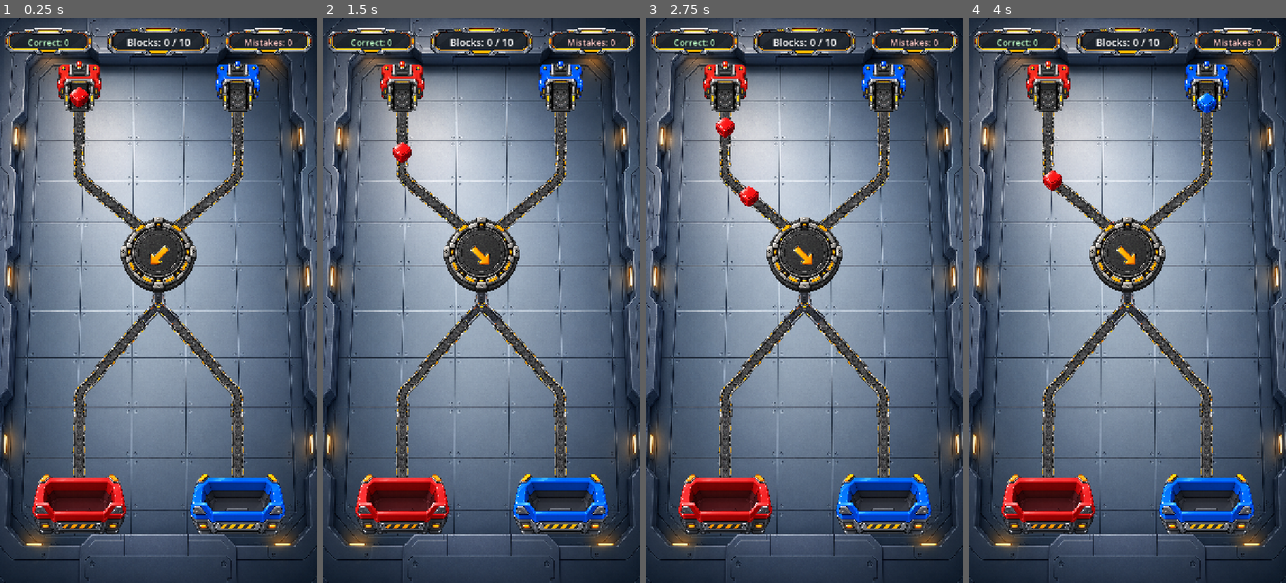
Above: before the commit, frames 1-4 (left to right).
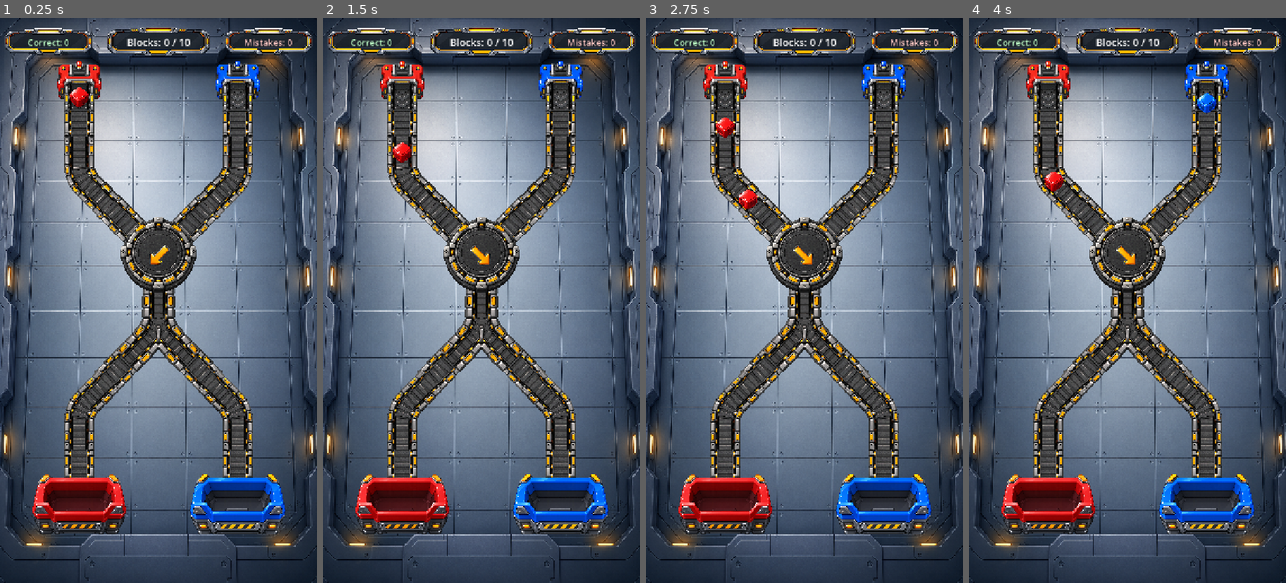
Above: after the commit, the same moments.

Repository: ArsenDev96/kinetic-conveyor
Game: Godot game, scene res://level_1.tscn
Same seed, same stepped clock (60 frames per second), same inputs: the game is played once before the commit and once after it.
Inputs (mouse positions are in pixels of both pictures, inside the frame that each line leads up to):
- Up to frame 1 (0.25 s): no input
- Up to frame 2 (1.5 s): tap Enter at 0.5 s; drag from (481, 255) to (513, 176) at 0.52 s; drag from (418, 328) to (481, 255) at 1.27 s
- Up to frame 3 (2.75 s): move the mouse to (836, 176) at 2.02 s; hold D from 2.03 s (still down); tap Tab at 2.1 s
- Up to frame 4 (4 s): release D at 2.75 s; drag from (1111, 413) to (1032, 215) at 2.77 s; move the mouse to (1222, 385) at 3.52 s; hold A from 3.53 s (still down); tap Delete at 3.6 s; tap Space at 3.77 s

The runs differ from the first frame. In frame 1, 10% of the frame differs, in the area x 20-80%, y 15-82%; in frame 2, 10%; in frame 3, 10%; in frame 4, 10%.

Commit message:
Polish Level 1 conveyor layout
Co-Authored-By: Claude Opus 5 (1M context) <noreply@anthropic.com>

Diff:
--- a/level_1.tscn
+++ b/level_1.tscn
@@ -4,7 +4,7 @@
 [ext_resource type="Script" uid="uid://poufm2nc7jm8" path="res://delivery_evaluator.gd" id="3_delivery_evaluator"]
 [ext_resource type="Script" uid="uid://ciwmlh61j0yd4" path="res://block_spawner.gd" id="5_block_spawner"]
 [ext_resource type="Texture2D" uid="uid://c4qhakp34c3vc" path="res://assets/themes/factory/board/board_background.png" id="6_board"]
-[ext_resource type="Texture2D" uid="uid://bps6rtxd3qtid" path="res://assets/themes/factory/conveyors/conveyor_straight.png" id="7_straight"]
+[ext_resource type="Texture2D" uid="uid://chqna7e2bnemg" path="res://assets/themes/factory/conveyors/conveyor_straight_v2.png" id="7_straight"]
 [ext_resource type="Texture2D" uid="uid://ctfkewytxkxo2" path="res://assets/themes/factory/sources/source_red.png" id="9_source_red"]
 [ext_resource type="Texture2D" uid="uid://pch2b4h5uyb5" path="res://assets/themes/factory/sources/source_blue.png" id="10_source_blue"]
 [ext_resource type="Texture2D" uid="uid://c1j0aok800l71" path="res://assets/themes/factory/bins/bin_red.png" id="13_bin_red"]
@@ -15,32 +15,46 @@
 [ext_resource type="Texture2D" uid="uid://5bqvkj51nun2" path="res://assets/ui/buttons/retry_button.png" id="18_retry_button"]
 [ext_resource type="PackedScene" path="res://scenes/components/bin.tscn" id="19_bin_scene"]
 [ext_resource type="PackedScene" path="res://scenes/components/junction.tscn" id="20_junction_scene"]
-[ext_resource type="Texture2D" uid="uid://cdbenhqnoctim" path="res://assets/themes/factory/conveyors/conveyor_bend_45.png" id="24_bend"]
-[ext_resource type="Texture2D" uid="uid://cxt0yogwftc25" path="res://assets/themes/factory/conveyors/conveyor_split_42.png" id="25_split"]
+[ext_resource type="Texture2D" uid="uid://bmr5moelc27wp" path="res://assets/themes/factory/conveyors/conveyor_bend_45_v2.png" id="24_bend"]
+[ext_resource type="Texture2D" uid="uid://bkd1st34jky85" path="res://assets/themes/factory/conveyors/conveyor_split_42_v2.png" id="25_split"]
+
+; Route geometry is derived from the conveyor artwork, not the other way round.
+; Every corner is a circular fillet whose radius matches the centreline arc the
+; bend/splitter art is drawn with, so a block stays on the belt centre through
+; the turn instead of cutting it.
+;
+; Retuned for the v2 bend, measured off the PNG: its diagonal arm sits at
+; 45.218 deg (v1 was 43.079) and its centreline arc radius is 455 tex px.
+; Inbound diagonals therefore run at the art's own 45.218 deg.
+;
+; Outbound diagonals run at 43.726 deg, retuned again for the v2 splitter,
+; whose branches measure 42.773 deg from vertical. That angle splits the
+; residual between the splitter branch and the v2 bend arm (44.782 deg),
+; holding both pieces within 1.8 px of the travelled line.
 
 [sub_resource type="Curve2D" id="Curve2D_red_inbound"]
 _data = {
-"points": PackedVector2Array(0, 0, 0, 0, 180, 155, 0, 0, 0, 0, 180, 360, 0, 0, 0, 0, 360, 510)
+"points": PackedVector2Array(0, 0, 0, 0, 180, 155, 0, 0, 0, 17.5914, 180, 331.1621, -12.3916, -12.4862, 0, 0, 199.3452, 378.118, 0, 0, 0, 0, 360, 540)
 }
-point_count = 3
+point_count = 4
 
 [sub_resource type="Curve2D" id="Curve2D_blue_inbound"]
 _data = {
-"points": PackedVector2Array(0, 0, 0, 0, 540, 155, 0, 0, 0, 0, 540, 360, 0, 0, 0, 0, 360, 510)
+"points": PackedVector2Array(0, 0, 0, 0, 540, 155, 0, 0, 0, 17.5914, 540, 331.1621, 12.3916, -12.4862, 0, 0, 520.6548, 378.118, 0, 0, 0, 0, 360, 540)
 }
-point_count = 3
+point_count = 4
 
 [sub_resource type="Curve2D" id="Curve2D_red_outbound"]
 _data = {
-"points": PackedVector2Array(0, 0, 0, 0, 360, 510, 0, 0, 0, 0, 360, 650, 0, 0, 0, 0, 180, 850, 0, 0, 0, 0, 180, 1107)
+"points": PackedVector2Array(0, 0, 0, 0, 360, 540, 0, 0, 0, 10.433, 360, 683.666, 7.212, -7.539, 0, 0, 348.709, 711.803, 0, 0, -12.583, 13.152, 199.7, 867.699, 0, -18.202, 0, 0, 180, 916.787, 0, 0, 0, 0, 180, 1107)
 }
-point_count = 4
+point_count = 6
 
 [sub_resource type="Curve2D" id="Curve2D_blue_outbound"]
 _data = {
-"points": PackedVector2Array(0, 0, 0, 0, 360, 510, 0, 0, 0, 0, 360, 650, 0, 0, 0, 0, 540, 850, 0, 0, 0, 0, 540, 1107)
+"points": PackedVector2Array(0, 0, 0, 0, 360, 540, 0, 0, 0, 10.433, 360, 683.666, -7.212, -7.539, 0, 0, 371.291, 711.803, 0, 0, 12.583, 13.152, 520.3, 867.699, 0, -18.202, 0, 0, 540, 916.787, 0, 0, 0, 0, 540, 1107)
 }
-point_count = 4
+point_count = 6
 
 [node name="Level1" type="Node2D" unique_id=568424090]
 script = ExtResource("3_delivery_evaluator")
@@ -59,96 +73,103 @@
 
 [node name="RedInboundStraight" type="Sprite2D" parent="Conveyors" unique_id=1569065583]
 texture_filter = 1
-position = Vector2(180, 210.9763)
-scale = Vector2(0.07863, 0.102114)
-texture = ExtResource("7_straight")
-
-[node name="RedInboundDiagonal" type="Sprite2D" parent="Conveyors" unique_id=804777297]
-texture_filter = 1
-position = Vector2(298.9306, 459.1088)
-rotation = -0.876058
-scale = Vector2(0.07863, 0.131771)
-texture = ExtResource("7_straight")
+position = Vector2(180, 222.5)
+scale = Vector2(0.1209608, 0.1209608)
+texture = ExtResource("7_straight")
+region_enabled = true
+region_rect = Rect2(0, 600, 724, 951)
 
 [node name="BlueInboundStraight" type="Sprite2D" parent="Conveyors" unique_id=1121828077]
 texture_filter = 1
-position = Vector2(540, 210.9763)
-scale = Vector2(0.07863, 0.102114)
-texture = ExtResource("7_straight")
-
-[node name="BlueInboundDiagonal" type="Sprite2D" parent="Conveyors" unique_id=1781182476]
-texture_filter = 1
-position = Vector2(421.0694, 459.1088)
-rotation = 0.876058
-scale = Vector2(0.07863, 0.131771)
-texture = ExtResource("7_straight")
-
-[node name="JunctionExit" type="Sprite2D" parent="Conveyors" unique_id=844476073]
-texture_filter = 1
-position = Vector2(360, 546.3298)
-scale = Vector2(0.07863, 0.077339)
-texture = ExtResource("7_straight")
-
-[node name="RedOutboundDiagonal" type="Sprite2D" parent="Conveyors" unique_id=1336099336]
-texture_filter = 1
-position = Vector2(276.4627, 742.8192)
-rotation = 0.732815
-scale = Vector2(0.07863, 0.096027)
-texture = ExtResource("7_straight")
+position = Vector2(540, 222.5)
+scale = Vector2(0.1209608, 0.1209608)
+texture = ExtResource("7_straight")
+region_enabled = true
+region_rect = Rect2(0, 600, 724, 951)
+
+[node name="RedInboundDiagonal" type="Sprite2D" parent="Conveyors"]
+texture_filter = 1
+position = Vector2(286.352, 465.817)
+rotation = -0.781593
+scale = Vector2(0.1209608, 0.1209608)
+texture = ExtResource("7_straight")
+region_enabled = true
+region_rect = Rect2(0, 700, 724, 975)
+
+[node name="BlueInboundDiagonal" type="Sprite2D" parent="Conveyors"]
+texture_filter = 1
+position = Vector2(433.648, 465.817)
+rotation = 0.781593
+scale = Vector2(0.1209608, 0.1209608)
+texture = ExtResource("7_straight")
+region_enabled = true
+region_rect = Rect2(0, 700, 724, 975)
+
+[node name="RedOutboundDiagonal" type="Sprite2D" parent="Conveyors"]
+texture_filter = 1
+position = Vector2(266.32, 797.91)
+rotation = 0.763179
+scale = Vector2(0.1209608, 0.1209608)
+texture = ExtResource("7_straight")
+region_enabled = true
+region_rect = Rect2(0, 800, 724, 653)
+
+[node name="BlueOutboundDiagonal" type="Sprite2D" parent="Conveyors"]
+texture_filter = 1
+position = Vector2(453.68, 797.91)
+rotation = -0.763179
+scale = Vector2(0.1209608, 0.1209608)
+texture = ExtResource("7_straight")
+region_enabled = true
+region_rect = Rect2(0, 800, 724, 653)
 
 [node name="RedOutboundStraight" type="Sprite2D" parent="Conveyors" unique_id=1528605888]
 texture_filter = 1
-position = Vector2(180, 1016.1592)
-scale = Vector2(0.07863, 0.146079)
-texture = ExtResource("7_straight")
-
-[node name="BlueOutboundDiagonal" type="Sprite2D" parent="Conveyors" unique_id=1734133721]
-texture_filter = 1
-position = Vector2(443.9034, 743.226)
-rotation = -0.732815
-scale = Vector2(0.07863, 0.095337)
-texture = ExtResource("7_straight")
+position = Vector2(180, 1050.5)
+scale = Vector2(0.1209608, 0.1209608)
+texture = ExtResource("7_straight")
+region_enabled = true
+region_rect = Rect2(0, 400, 724, 1348)
 
 [node name="BlueOutboundStraight" type="Sprite2D" parent="Conveyors" unique_id=231078558]
 texture_filter = 1
-position = Vector2(540, 1016.1592)
-scale = Vector2(0.07863, 0.146079)
-texture = ExtResource("7_straight")
+position = Vector2(540, 1050.5)
+scale = Vector2(0.1209608, 0.1209608)
+texture = ExtResource("7_straight")
+region_enabled = true
+region_rect = Rect2(0, 400, 724, 1348)
 
 [node name="Transitions" type="Node2D" parent="Conveyors" unique_id=1571241701]
 
 [node name="BendRedInbound" type="Sprite2D" parent="Conveyors/Transitions" unique_id=1573869021]
 texture_filter = 1
-position = Vector2(185.6305, 351.1466)
-rotation = -0.853679
-scale = Vector2(0.094303, 0.094303)
+position = Vector2(193.552, 357.46)
+scale = Vector2(0.1465048, -0.1465048)
 texture = ExtResource("24_bend")
 
 [node name="BendBlueInbound" type="Sprite2D" parent="Conveyors/Transitions" unique_id=305972019]
 texture_filter = 1
-position = Vector2(534.3695, 351.1466)
-rotation = 0.853679
-scale = Vector2(-0.094303, 0.094303)
+position = Vector2(526.448, 357.46)
+scale = Vector2(-0.1465048, -0.1465048)
 texture = ExtResource("24_bend")
 
 [node name="BendRedOutbound" type="Sprite2D" parent="Conveyors/Transitions" unique_id=945832198]
 texture_filter = 1
-position = Vector2(190.2832, 847.9164)
-rotation = -0.049243
-scale = Vector2(0.094303, 0.094303)
+position = Vector2(193.552, 889.455)
+scale = Vector2(0.1465048, 0.1465048)
 texture = ExtResource("24_bend")
 
 [node name="BendBlueOutbound" type="Sprite2D" parent="Conveyors/Transitions" unique_id=199375133]
 texture_filter = 1
-position = Vector2(529.7168, 847.9164)
-rotation = 0.049243
-scale = Vector2(-0.094303, 0.094303)
+position = Vector2(526.448, 889.455)
+scale = Vector2(-0.1465048, 0.1465048)
 texture = ExtResource("24_bend")
 
 [node name="SplitSection" type="Sprite2D" parent="Conveyors/Transitions" unique_id=1902733754]
 texture_filter = 1
-position = Vector2(360.2737, 652.4538)
-scale = Vector2(0.091221, 0.091221)
+position = Vector2(359.921, 701.533)
+rotation = 0.001676
+scale = Vector2(0.21834, 0.21834)
 texture = ExtResource("25_split")
 
 [node name="Sources" type="Node2D" parent="." unique_id=1352065766]
Binary file added: assets/themes/factory/conveyors/conveyor_bend_45_v2.png
Binary file added: assets/themes/factory/conveyors/conveyor_split_42_v2.png
Binary file added: assets/themes/factory/conveyors/conveyor_straight_v2.png
